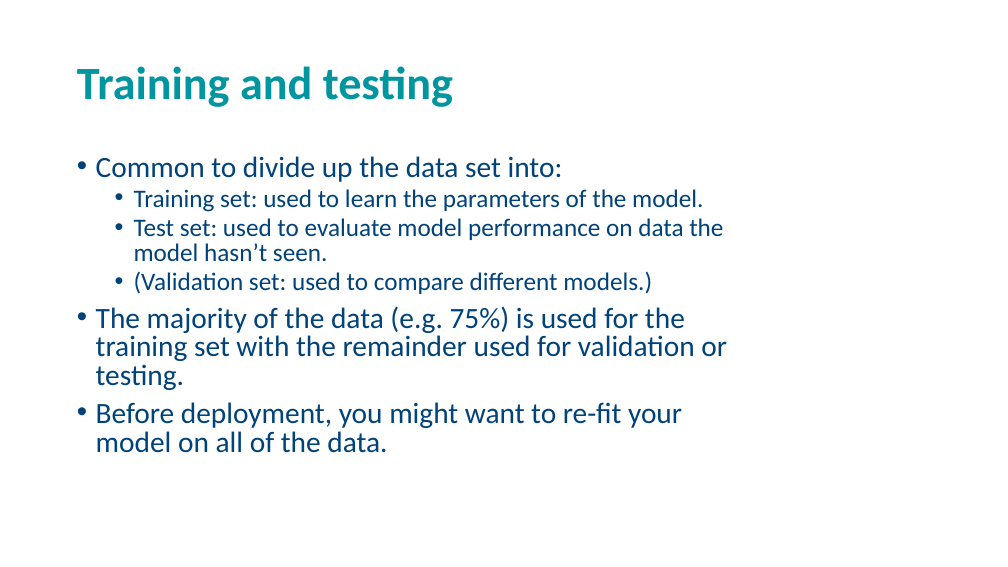
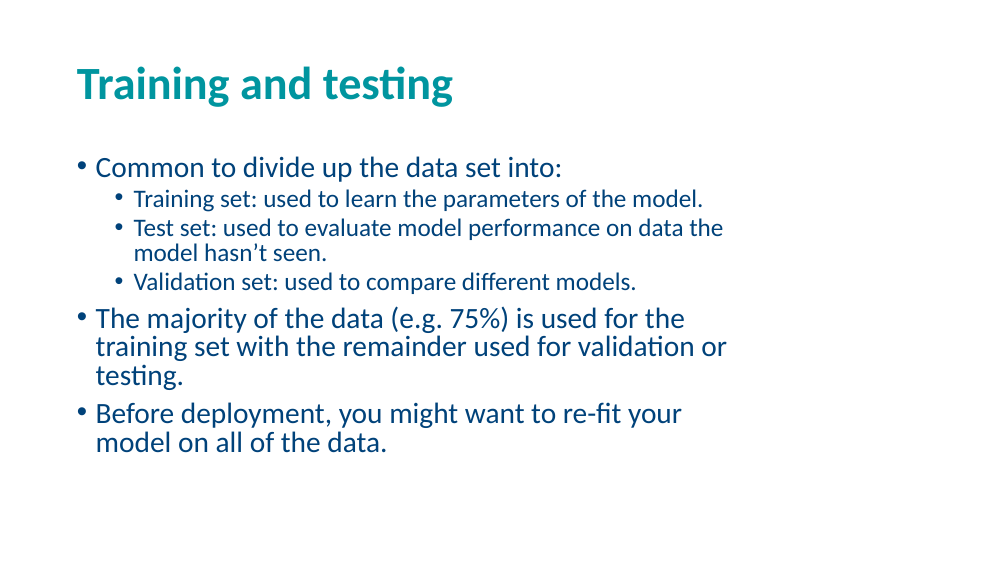
Before and after one commit to andrewcparnell/STAT41130, a slide deck: slide 25 of slides/day 1/D1C1_LR_NNs.pptx. Drawn at 1008x567 pixels with LibreOffice and Linux fonts; fonts in the diff are those of the drawing; background and template pictures are left out. Boxes give left, top, right and bottom in pixels: in the first picture for what was removed or moved away, otherwise in the second. Text is boxed around its words. In the diff, an @@ line names an element or a change of style, - is before the commit and + after.

```diff
--- a/slides/day 1/D1C1_LR_NNs.pptx
+++ b/slides/day 1/D1C1_LR_NNs.pptx
@@ text at [134,272,637,294]: text changed @@
-  • (Validation set: used to compare different models.)
+  • Validation set: used to compare different models.
```
Also in this commit, not shown: 7 other slides changed.
